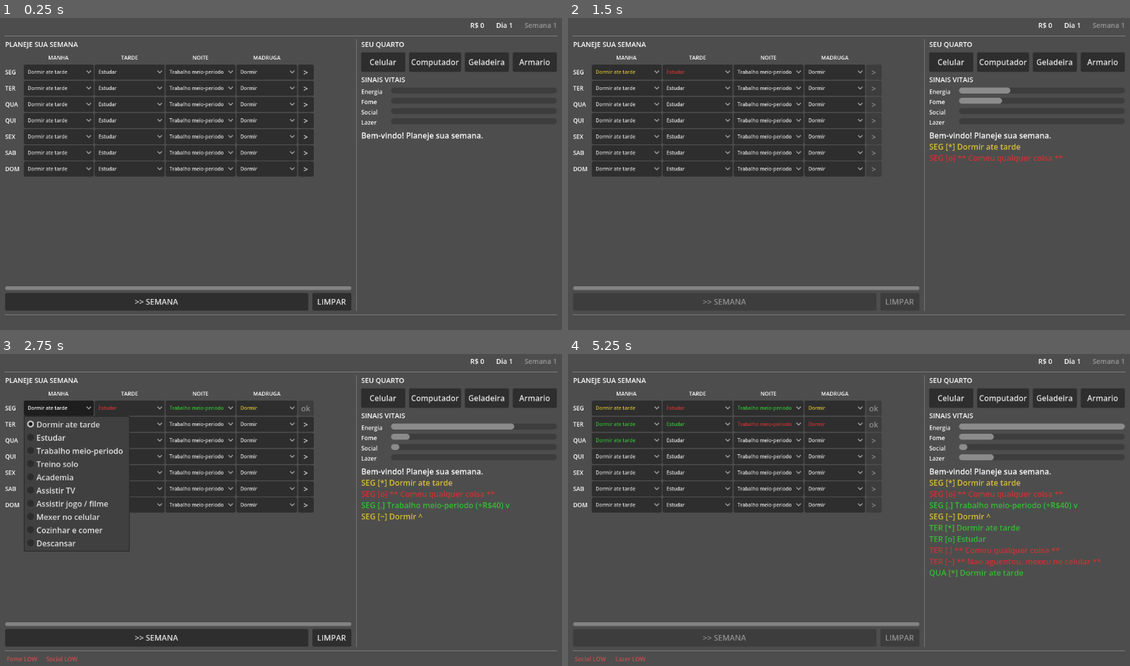
Above: before the commit, frames 1-4 (two rows, left to right).
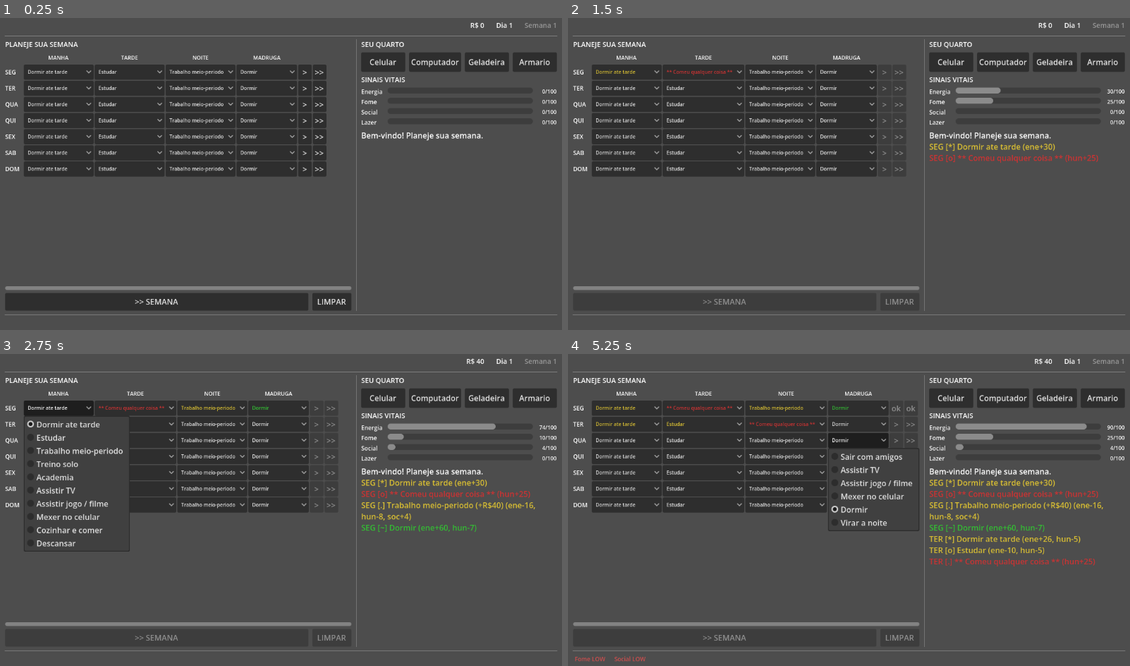
Above: after the commit, the same moments.

Repository: Slaxis/FlagFootballManager
Game: Godot game, scene res://game/modules/brasil_2026/ui/player_home/player_home.tscn
Same seed, same stepped clock (60 frames per second), same inputs: the game is played once before the commit and once after it. This scene is started directly instead of the project's main scene.
Inputs (mouse positions are in pixels of both pictures, inside the frame that each line leads up to):
- Up to frame 1 (0.25 s): no input
- Up to frame 2 (1.5 s): click ">" at 0.5 s; click (888, 71) at 1.25 s, where only the run after the commit has a clickable ">>"
- Up to frame 3 (2.75 s): click "Dormir ate tarde" at 2 s
- Up to frame 4 (5.25 s): click (871, 425) at 2.75 s, where only the run before the commit has a clickable ">"; click (882, 425) at 3.5 s, where only the run after the commit has a clickable ">"; click (899, 425) at 4.25 s, where only the run after the commit has a clickable ">>"; click (871, 441) at 5 s, where only the run before the commit has a clickable ">"

The runs differ from the first frame. In frame 1, 0.9% of the frame differs, in the area x 53-99%, y 14-51%; in frame 2, 1.9%; in frame 3, 2.8%; in frame 4, 4.7%, in the area x 1-100%, y 1-99%.

Commit message:
feat: split play buttons, vital values, delta log, synergy colors, collapse in calendar
1. Two buttons per day: > (single slot) and >> (full day)
2. Vitals show current/100 (e.g., "80/100")
3. Log shows vital deltas: "MON [*] Train Solo (ene-25, hun-15)"
4. Colors: green=synergy slot, yellow=normal, red=collapse
5. Collapse replaces activity text in calendar dropdown

Co-Authored-By: Claude Opus 4.6 (1M context) <noreply@anthropic.com>

Diff:
--- a/game/modules/brasil_2026/ui/player_home/player_home.gd
+++ b/game/modules/brasil_2026/ui/player_home/player_home.gd
@@ -45,10 +45,10 @@
 	"leisure": {"pt": "Lazer",   "en": "Leisure"},
 }
 
+const COLOR_SYNERGY := Color(0.2, 0.75, 0.2)
+const COLOR_NORMAL := Color(0.85, 0.75, 0.2)
+const COLOR_COLLAPSE := Color(0.8, 0.2, 0.2)
 const COLOR_RUNNING := Color(0.3, 0.5, 0.9)
-const COLOR_GOOD := Color(0.2, 0.75, 0.2)
-const COLOR_NEUTRAL := Color(0.85, 0.75, 0.2)
-const COLOR_BAD := Color(0.8, 0.2, 0.2)
 const COLOR_DEBUFF := Color(0.8, 0.3, 0.3)
 const COLOR_BUFF := Color(0.3, 0.7, 0.9)
 const COLOR_DEFAULT := Color(1, 1, 1)
@@ -57,10 +57,13 @@
 var _activity_def: Def
 var _grid_selects: Dictionary = {}      # "day_slot" -> OptionButton
 var _grid_activities: Dictionary = {}   # "day_slot" -> Array[Dictionary]
-var _day_buttons: Dictionary = {}       # "day" -> Button
+var _day_play_buttons: Dictionary = {}  # "day" -> Button (single slot >)
+var _day_fast_buttons: Dictionary = {}  # "day" -> Button (full day >>)
 var _day_resolved: Dictionary = {}      # "day" -> bool
+var _day_slot_index: Dictionary = {}    # "day" -> int (next slot to resolve)
 var _vital_bars: Dictionary = {}
 var _vital_labels: Dictionary = {}
+var _vital_value_labels: Dictionary = {}
 var _effects: Array[Dictionary] = []
 var _resolving: bool = false
 
@@ -122,8 +125,8 @@
 # --- Week Grid ---
 
 func _build_grid() -> void:
-	# Columns: slots + day label + play button = SLOTS.size() + 2
-	grid_container.columns = SLOTS.size() + 2
+	# Columns: day label + slots + play + fast = SLOTS.size() + 3
+	grid_container.columns = SLOTS.size() + 3
 
 	# Corner cell
 	var corner: Label = Label.new()
@@ -139,15 +142,20 @@
 		header.add_theme_font_size_override("font_size", 11)
 		grid_container.add_child(header)
 
-	# Play column header
+	# Play columns header (spans 2 cells visually)
 	var play_header: Label = Label.new()
 	play_header.text = ""
-	play_header.custom_minimum_size = Vector2(32, 0)
+	play_header.custom_minimum_size = Vector2(28, 0)
 	grid_container.add_child(play_header)
+	var fast_header: Label = Label.new()
+	fast_header.text = ""
+	fast_header.custom_minimum_size = Vector2(28, 0)
+	grid_container.add_child(fast_header)
 
 	# Day rows
 	for day_id: String in DAYS:
 		_day_resolved[day_id] = false
+		_day_slot_index[day_id] = 0
 
 		var row_label: Label = Label.new()
 		row_label.text = I18n.text(DAY_LABELS[day_id])
@@ -175,13 +183,21 @@
 			_grid_selects[key] = select
 			grid_container.add_child(select)
 
-		# Play button for this day
+		# Single slot play button
 		var btn_play: Button = Button.new()
 		btn_play.text = ">"
-		btn_play.custom_minimum_size = Vector2(32, 28)
-		btn_play.pressed.connect(_on_play_day.bind(day_id))
-		_day_buttons[day_id] = btn_play
+		btn_play.custom_minimum_size = Vector2(28, 28)
+		btn_play.pressed.connect(_on_play_slot.bind(day_id))
+		_day_play_buttons[day_id] = btn_play
 		grid_container.add_child(btn_play)
+
+		# Full day fast-forward button
+		var btn_fast: Button = Button.new()
+		btn_fast.text = ">>"
+		btn_fast.custom_minimum_size = Vector2(28, 28)
+		btn_fast.pressed.connect(_on_play_day.bind(day_id))
+		_day_fast_buttons[day_id] = btn_fast
+		grid_container.add_child(btn_fast)
 
 func _on_grid_select_changed(_index: int, key: String, slot_id: String) -> void:
 	var select: OptionButton = _grid_selects.get(key, null)
@@ -212,7 +228,6 @@
 		var select: OptionButton = _grid_selects[key]
 		select.selected = 0
 		_reset_select_color(select)
-	# Re-apply late_night defaults to sleep
 	for day_id: String in DAYS:
 		var key: String = day_id + "_late_night"
 		var select: OptionButton = _grid_selects.get(key, null)
@@ -223,11 +238,13 @@
 			if acts[i].get("id", "") == "sleep":
 				select.selected = i
 				break
-	# Reset day buttons
 	for day_id: String in DAYS:
 		_day_resolved[day_id] = false
-		_day_buttons[day_id].text = ">"
-		_day_buttons[day_id].disabled = false
+		_day_slot_index[day_id] = 0
+		_day_play_buttons[day_id].text = ">"
+		_day_play_buttons[day_id].disabled = false
+		_day_fast_buttons[day_id].text = ">>"
+		_day_fast_buttons[day_id].disabled = false
 
 func _set_select_color(select: OptionButton, color: Color) -> void:
 	select.add_theme_color_override("font_color", color)
@@ -271,32 +288,42 @@
 	var vital_ids: Array[String] = ["energy", "hunger", "social", "leisure"]
 	for vid: String in vital_ids:
 		var row: HBoxContainer = HBoxContainer.new()
-		row.add_theme_constant_override("separation", 6)
+		row.add_theme_constant_override("separation", 4)
 
 		var label: Label = Label.new()
 		label.text = I18n.text(VITAL_NAMES.get(vid, vid))
 		label.add_theme_font_size_override("font_size", 12)
-		label.custom_minimum_size = Vector2(55, 0)
+		label.custom_minimum_size = Vector2(50, 0)
 		row.add_child(label)
 		_vital_labels[vid] = label
 
 		var bar: ProgressBar = ProgressBar.new()
 		bar.min_value = 0
 		bar.max_value = 100
-		bar.custom_minimum_size = Vector2(80, 12)
+		bar.custom_minimum_size = Vector2(60, 12)
 		bar.size_flags_horizontal = Control.SIZE_EXPAND_FILL
 		bar.show_percentage = false
 		row.add_child(bar)
 		_vital_bars[vid] = bar
 
+		var val_label: Label = Label.new()
+		val_label.text = "0/100"
+		val_label.add_theme_font_size_override("font_size", 11)
+		val_label.custom_minimum_size = Vector2(45, 0)
+		val_label.horizontal_alignment = HORIZONTAL_ALIGNMENT_RIGHT
+		row.add_child(val_label)
+		_vital_value_labels[vid] = val_label
+
 		vitals_panel.add_child(row)
 
 func _update_vitals() -> void:
 	var vitals: Dictionary = The.session.get("vitals", {})
 	for vid: String in _vital_bars:
-		(_vital_bars[vid] as ProgressBar).value = int(vitals.get(vid, 0))
-
-# --- Resolve single day ---
+		var val: int = int(vitals.get(vid, 0))
+		(_vital_bars[vid] as ProgressBar).value = val
+		_vital_value_labels[vid].text = str(val) + "/100"
+
+# --- Resolve single slot ---
 
 func _next_unresolved_day() -> String:
 	for d: String in DAYS:
@@ -304,22 +331,47 @@
 			return d
 	return ""
 
-func _on_play_day(day_id: String) -> void:
-	if _resolving or _day_resolved.get(day_id, false):
-		return
-	# Must resolve days in order
+func _can_play_day(day_id: String) -> bool:
+	if _day_resolved.get(day_id, false):
+		return false
 	var next: String = _next_unresolved_day()
-	if next != "" and next != day_id:
+	return next == "" or next == day_id
+
+func _on_play_slot(day_id: String) -> void:
+	if _resolving or not _can_play_day(day_id):
+		return
+	var slot_idx: int = _day_slot_index.get(day_id, 0)
+	if slot_idx >= SLOTS.size():
 		return
 	_resolving = true
 	_set_buttons_enabled(false)
-	await _resolve_day(day_id)
-	_day_resolved[day_id] = true
-	_day_buttons[day_id].text = "ok"
-	_day_buttons[day_id].disabled = true
-	_finalize_if_week_done()
+	await _resolve_slot(day_id, SLOTS[slot_idx])
+	_day_slot_index[day_id] = slot_idx + 1
+	if _day_slot_index[day_id] >= SLOTS.size():
+		_mark_day_done(day_id)
 	_resolving = false
 	_set_buttons_enabled(true)
+
+func _on_play_day(day_id: String) -> void:
+	if _resolving or not _can_play_day(day_id):
+		return
+	_resolving = true
+	_set_buttons_enabled(false)
+	var start_idx: int = _day_slot_index.get(day_id, 0)
+	for i: int in range(start_idx, SLOTS.size()):
+		await _resolve_slot(day_id, SLOTS[i])
+		_day_slot_index[day_id] = i + 1
+	_mark_day_done(day_id)
+	_resolving = false
+	_set_buttons_enabled(true)
+
+func _mark_day_done(day_id: String) -> void:
+	_day_resolved[day_id] = true
+	_day_play_buttons[day_id].text = "ok"
+	_day_play_buttons[day_id].disabled = true
+	_day_fast_buttons[day_id].text = "ok"
+	_day_fast_buttons[day_id].disabled = true
+	_finalize_if_week_done()
 
 # --- Resolve full week ---
 
@@ -331,10 +383,15 @@
 	for day_id: String in DAYS:
 		if _day_resolved.get(day_id, false):
 			continue
-		await _resolve_day(day_id)
+		var start_idx: int = _day_slot_index.get(day_id, 0)
+		for i: int in range(start_idx, SLOTS.size()):
+			await _resolve_slot(day_id, SLOTS[i])
+			_day_slot_index[day_id] = i + 1
 		_day_resolved[day_id] = true
-		_day_buttons[day_id].text = "ok"
-		_day_buttons[day_id].disabled = true
+		_day_play_buttons[day_id].text = "ok"
+		_day_play_buttons[day_id].disabled = true
+		_day_fast_buttons[day_id].text = "ok"
+		_day_fast_buttons[day_id].disabled = true
 	_finalize_week()
 	_resolving = false
 	_set_buttons_enabled(true)
@@ -342,92 +399,104 @@
 func _set_buttons_enabled(enabled: bool) -> void:
 	btn_next_week.disabled = not enabled
 	btn_clear.disabled = not enabled
-	for day_id: String in _day_buttons:
+	for day_id: String in _day_play_buttons:
 		if not _day_resolved.get(day_id, false):
-			(_day_buttons[day_id] as Button).disabled = not enabled
-
-func _resolve_day(day_id: String) -> void:
+			(_day_play_buttons[day_id] as Button).disabled = not enabled
+			(_day_fast_buttons[day_id] as Button).disabled = not enabled
+
+# --- Core slot resolution ---
+
+func _resolve_slot(day_id: String, slot_id: String) -> void:
 	var vitals: Dictionary = The.session.get("vitals", {}).duplicate()
 	var money: int = int(The.session.get("money", 0))
 	var day_text: String = I18n.text(DAY_LABELS[day_id])
 
-	for slot_id: String in SLOTS:
-		var key: String = day_id + "_" + slot_id
-		var select: OptionButton = _grid_selects.get(key, null)
-		if select == null:
-			continue
-		var index: int = select.selected
-		var acts: Array[Dictionary] = _grid_activities.get(key, [])
-		if index < 0 or index >= acts.size():
-			continue
-		var act: Dictionary = acts[index]
-		var collapsed: bool = false
-
-		# Check vital collapse — override planned activity
-		for vid: String in vitals:
-			if int(vitals[vid]) <= 0:
-				var recovery: Dictionary = _activity_def.get_recovery_for(vid)
-				if not recovery.is_empty():
-					act = recovery
-					collapsed = true
-					break
-
-		var act_name: String = I18n.text(act.get("name", "?"))
-
-		# Mark as running
-		_set_select_color(select, COLOR_RUNNING)
-		await get_tree().create_timer(SLOT_DELAY * 0.3).timeout
-
-		# Resolve slot modifier (recovery activities have no modifiers)
-		var modifiers: Dictionary = act.get("slot_modifiers", {})
-		var modifier: float = float(modifiers.get(slot_id, 1.0))
-
-		# Apply effects scaled by modifier
-		var effects: Dictionary = act.get("effects", {})
-		for vid: String in effects.keys():
-			var base_effect: float = float(effects[vid])
-			var scaled: int = int(base_effect * modifier)
-			var current: int = int(vitals.get(vid, 0))
-			vitals[vid] = clampi(current + scaled, 0, 100)
-
-		var money_delta: int = int(int(act.get("money", 0)) * modifier)
-		money += money_delta
-
-		# Determine outcome
-		var outcome_color: Color
-		if collapsed:
-			outcome_color = COLOR_BAD
-		else:
-			var roll: float = randf()
-			if roll < 0.25:
-				outcome_color = COLOR_GOOD
-			elif roll < 0.75:
-				outcome_color = COLOR_NEUTRAL
-			else:
-				outcome_color = COLOR_BAD
-
-		# Update state
-		The.session["vitals"] = vitals
-		The.session["money"] = money
-		_update_vitals()
-
-		var money_str: String = ""
-		if money_delta > 0:
-			money_str = " (+R$" + str(money_delta) + ")"
-		elif money_delta < 0:
-			money_str = " (-R$" + str(absi(money_delta)) + ")"
-
-		var mod_str: String = ""
-		if not collapsed:
-			if modifier > 1.01:
-				mod_str = " ^"
-			elif modifier < 0.99:
-				mod_str = " v"
-
-		_log(day_text + " " + SLOT_ICONS[slot_id] + " " + act_name + money_str + mod_str, outcome_color)
-		_set_select_color(select, outcome_color)
-
-		await get_tree().create_timer(SLOT_DELAY * 0.7).timeout
+	var key: String = day_id + "_" + slot_id
+	var select: OptionButton = _grid_selects.get(key, null)
+	if select == null:
+		return
+	var index: int = select.selected
+	var acts: Array[Dictionary] = _grid_activities.get(key, [])
+	if index < 0 or index >= acts.size():
+		return
+	var act: Dictionary = acts[index]
+	var collapsed: bool = false
+
+	# Check vital collapse
+	for vid: String in vitals:
+		if int(vitals[vid]) <= 0:
+			var recovery: Dictionary = _activity_def.get_recovery_for(vid)
+			if not recovery.is_empty():
+				act = recovery
+				collapsed = true
+				break
+
+	var act_name: String = I18n.text(act.get("name", "?"))
+
+	# Mark as running
+	_set_select_color(select, COLOR_RUNNING)
+	await get_tree().create_timer(SLOT_DELAY * 0.3).timeout
+
+	# Slot modifier
+	var modifiers: Dictionary = act.get("slot_modifiers", {})
+	var modifier: float = float(modifiers.get(slot_id, 1.0))
+
+	# Apply effects scaled by modifier, track deltas
+	var effects: Dictionary = act.get("effects", {})
+	var deltas: Dictionary = {}
+	for vid: String in effects.keys():
+		var base_effect: float = float(effects[vid])
+		var scaled: int = int(base_effect * modifier)
+		var current: int = int(vitals.get(vid, 0))
+		var new_val: int = clampi(current + scaled, 0, 100)
+		deltas[vid] = new_val - current
+		vitals[vid] = new_val
+
+	var money_delta: int = int(int(act.get("money", 0)) * modifier)
+	money += money_delta
+
+	# Determine color: green=synergy, yellow=normal, red=collapse
+	var outcome_color: Color
+	if collapsed:
+		outcome_color = COLOR_COLLAPSE
+	elif modifier > 1.01:
+		outcome_color = COLOR_SYNERGY
+	else:
+		outcome_color = COLOR_NORMAL
+
+	# Update state
+	The.session["vitals"] = vitals
+	The.session["money"] = money
+	_update_vitals()
+	_update_header()
+
+	# Build log line
+	var money_str: String = ""
+	if money_delta > 0:
+		money_str = " (+R$" + str(money_delta) + ")"
+	elif money_delta < 0:
+		money_str = " (-R$" + str(absi(money_delta)) + ")"
+
+	var delta_parts: Array[String] = []
+	for vid: String in deltas:
+		var d: int = deltas[vid]
+		if d != 0:
+			var prefix: String = "+" if d > 0 else ""
+			delta_parts.append(vid.substr(0, 3) + prefix + str(d))
+	var delta_str: String = ""
+	if not delta_parts.is_empty():
+		delta_str = " (" + ", ".join(delta_parts) + ")"
+
+	_log(day_text + " " + SLOT_ICONS[slot_id] + " " + act_name + money_str + delta_str, outcome_color)
+
+	# Color the dropdown + update text if collapsed
+	_set_select_color(select, outcome_color)
+	if collapsed:
+		# Show collapse activity name in the dropdown
+		select.add_item(act_name)
+		select.selected = select.item_count - 1
+
+	await get_tree().create_timer(SLOT_DELAY * 0.7).timeout
 
 func _finalize_if_week_done() -> void:
 	for day_id: String in DAYS:
@@ -455,8 +524,11 @@
 	# Reset grid for next week
 	for day_id: String in DAYS:
 		_day_resolved[day_id] = false
-		_day_buttons[day_id].text = ">"
-		_day_buttons[day_id].disabled = false
+		_day_slot_index[day_id] = 0
+		_day_play_buttons[day_id].text = ">"
+		_day_play_buttons[day_id].disabled = false
+		_day_fast_buttons[day_id].text = ">>"
+		_day_fast_buttons[day_id].disabled = false
 	for key: String in _grid_selects:
 		_reset_select_color(_grid_selects[key])
 
